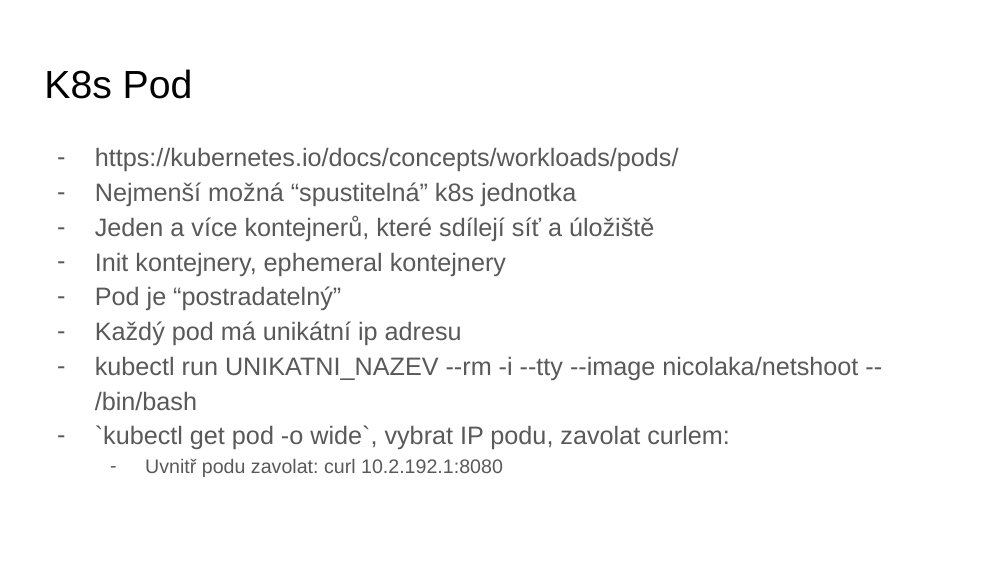
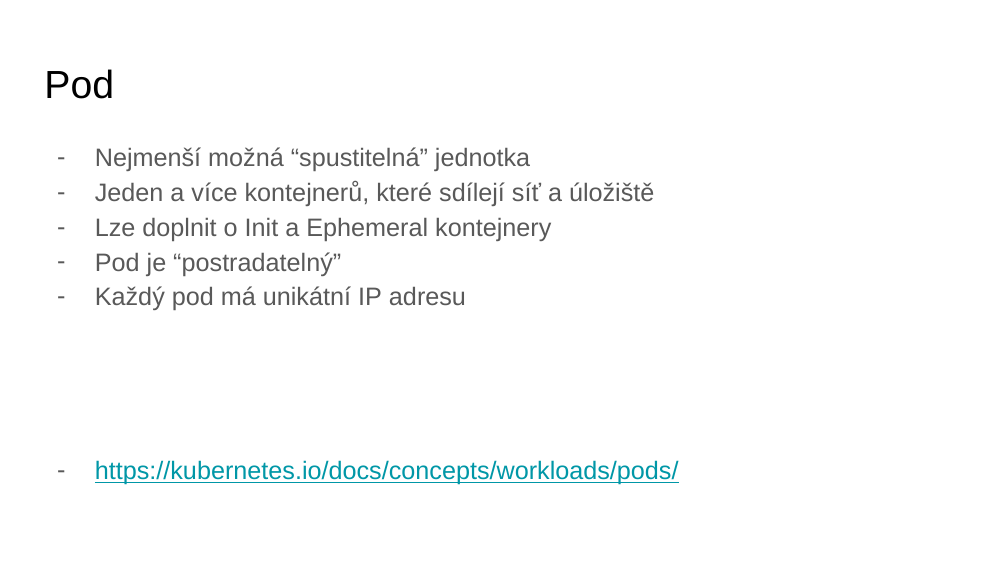
Before and after one commit to sqn-sources/kubernetes-workshop, a slide deck: slide 14 of k8s školení.pptx. Drawn at 1008x567 pixels with LibreOffice and Linux fonts; fonts in the diff are those of the drawing; background and template pictures are left out. Boxes give left, top, right and bottom in pixels: in the first picture for what was removed or moved away, otherwise in the second. Text is boxed around its words. In the diff, an @@ line names an element or a change of style, - is before the commit and + after.

Commit message:
ReplicaSets and Pods

```diff
--- a/k8s školení.pptx
+++ b/k8s školení.pptx
@@ title at (44,69,114,99): text changed @@
-K8s Pod
+Pod
@@ text at (95,147,654,310): paragraphs added @@
+– Nejmenší možná “spustitelná” jednotka
+– Jeden a více kontejnerů, které sdílejí síť a úložiště
+– Lze doplnit o Init a Ephemeral kontejnery
+– Pod je “postradatelný”
+– Každý pod má unikátní IP adresu
@@ text at (95,182,858,477): paragraphs removed @@
-– Nejmenší možná “spustitelná” k8s jednotka
-– Jeden a více kontejnerů, které sdílejí síť a úložiště
-– Init kontejnery, ephemeral kontejnery
-– Pod je “postradatelný”
-– Každý pod má unikátní ip adresu
-– kubectl run UNIKATNI_NAZEV --rm -i --tty --image nicolaka/netshoot -- /bin/bash
-– `kubectl get pod -o wide`, vybrat IP podu, zavolat curlem:
-  – Uvnitř podu zavolat: curl 10.2.192.1:8080
@@ text at (95,460,679,485): text colour #595959 to #0097A7, underline on in "https://kubernetes.io/docs/concepts/workloads/pods/" @@
```
Also in this commit, not shown: 3 other slides changed, 5 slides added, 9 slides removed, 10 other files.
